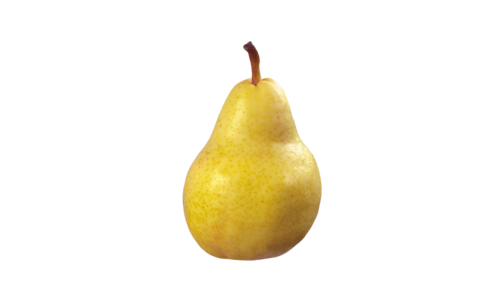
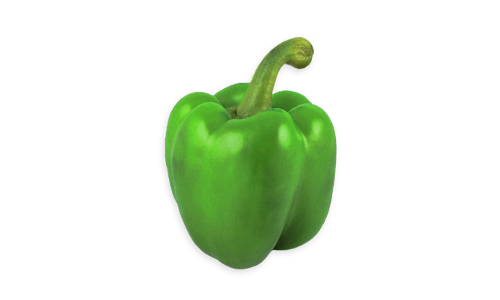
The second 500x300 image is a revision of the first. Changes to its layers:
hid "pear_yellow.png" over [167, 41, 322, 261]
showed "pepper_green.png", painted on it over [159, 35, 339, 277]
